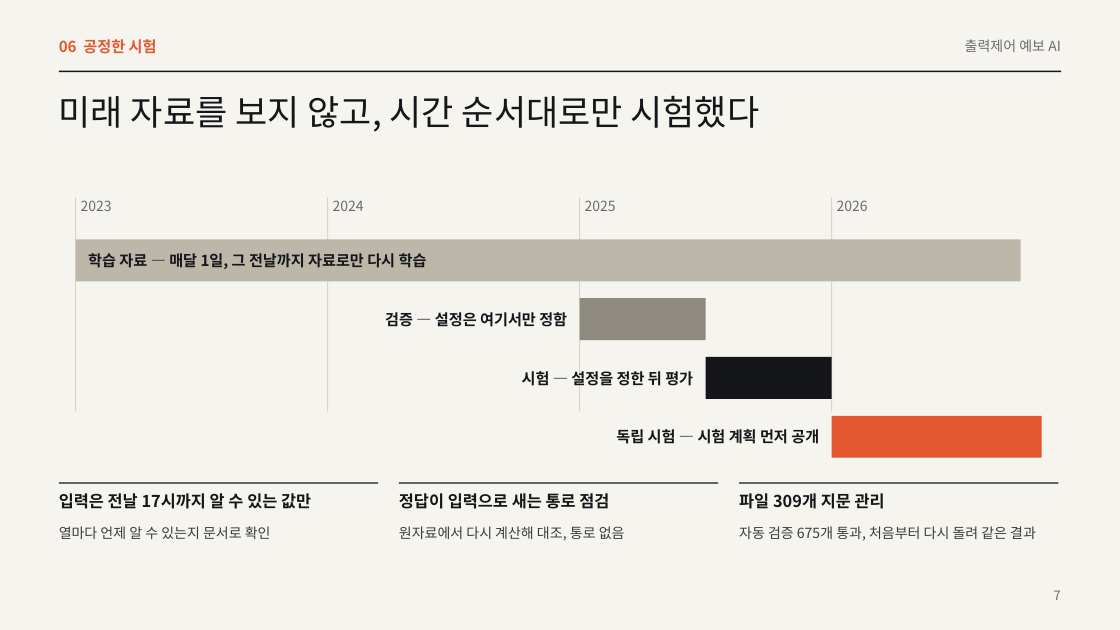
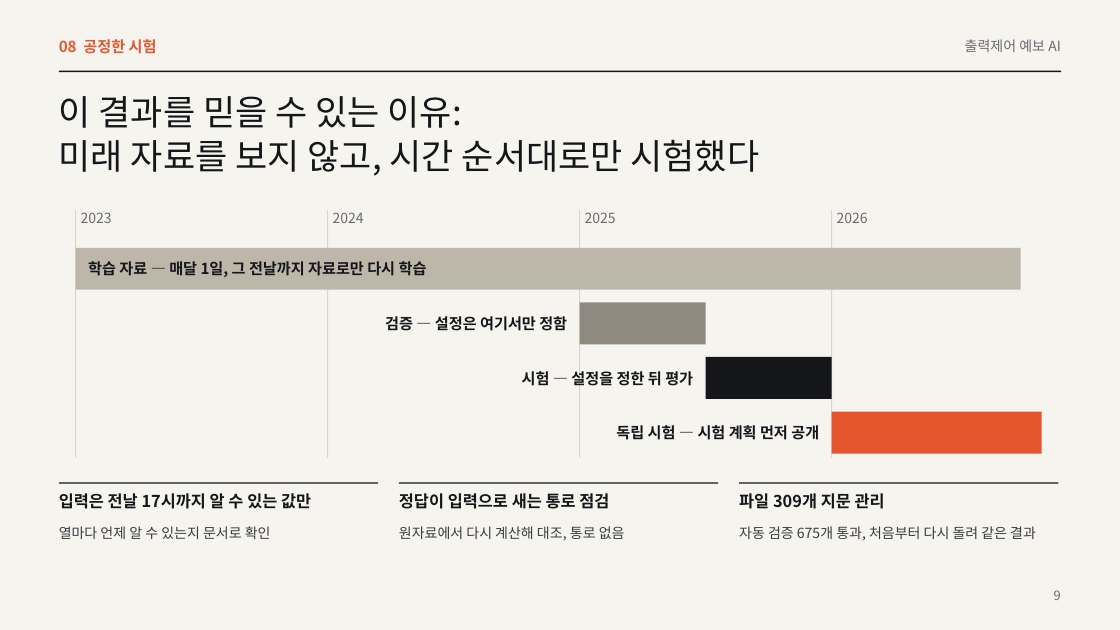
Before and after one commit to eorua/planties, a slide deck: slide 9 of docs/slides/본선발표.pptx (slide 7 before the commit). Drawn at 1120x630 pixels with LibreOffice and Linux fonts; fonts in the diff are those of the drawing. Boxes give left, top, right and bottom in pixels: in the first picture for what was removed or moved away, otherwise in the second. Text is boxed around its words. In the diff, an @@ line names an element or a change of style, - is before the commit and + after.

```diff
--- a/docs/slides/본선발표.pptx
+++ b/docs/slides/본선발표.pptx
@@ text at (x1=59, y1=96, x2=462, y2=128): paragraph added @@
+이 결과를 믿을 수 있는 이유:
@@ line moved from (76, 197) - (76, 412) to (76, 210) - (76, 458) @@
@@ line moved from (328, 197) - (328, 412) to (328, 210) - (328, 458) @@
@@ line moved from (580, 197) - (580, 412) to (580, 210) - (580, 458) @@
@@ line moved from (832, 197) - (832, 412) to (832, 210) - (832, 458) @@
@@ 4 texts moved together from (x1=81, y1=200, x2=868, y2=211) to (x1=81, y1=212, x2=868, y2=223) @@
@@ rectangle moved from (x1=76, y1=239, x2=1021, y2=281) to (x1=76, y1=248, x2=1021, y2=290) @@
@@ text "학습 자료 — 매달 1일, ..." moved from (x1=88, y1=253, x2=427, y2=269) to (x1=88, y1=261, x2=427, y2=277) @@
@@ text "검증 — 설정은 여기서만 정함" moved from (x1=385, y1=312, x2=567, y2=327) to (x1=385, y1=316, x2=567, y2=331) @@
@@ rectangle moved from (x1=580, y1=298, x2=706, y2=340) to (x1=580, y1=302, x2=706, y2=344) @@
@@ text "독립 시험 — 시험 계획 ..." moved from (x1=616, y1=429, x2=819, y2=444) to (x1=616, y1=425, x2=819, y2=440) @@
@@ rectangle moved from (x1=832, y1=416, x2=1042, y2=458) to (x1=832, y1=412, x2=1042, y2=454) @@
@@ text at (x1=1054, y1=590, x2=1061, y2=600): text changed @@
-7
+9
```
Also in this commit, not shown: 2 other slides changed, 4 other files.
